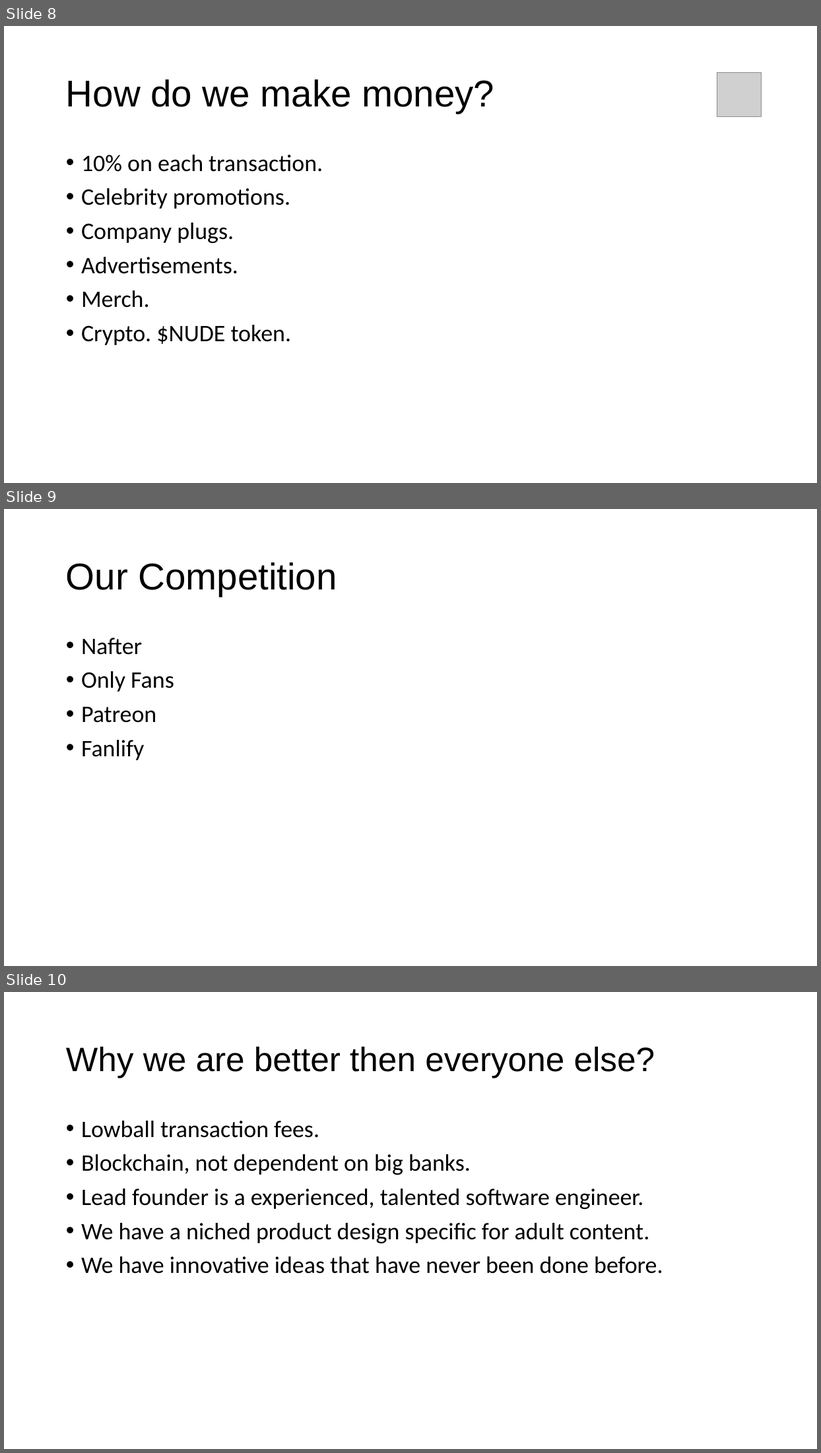
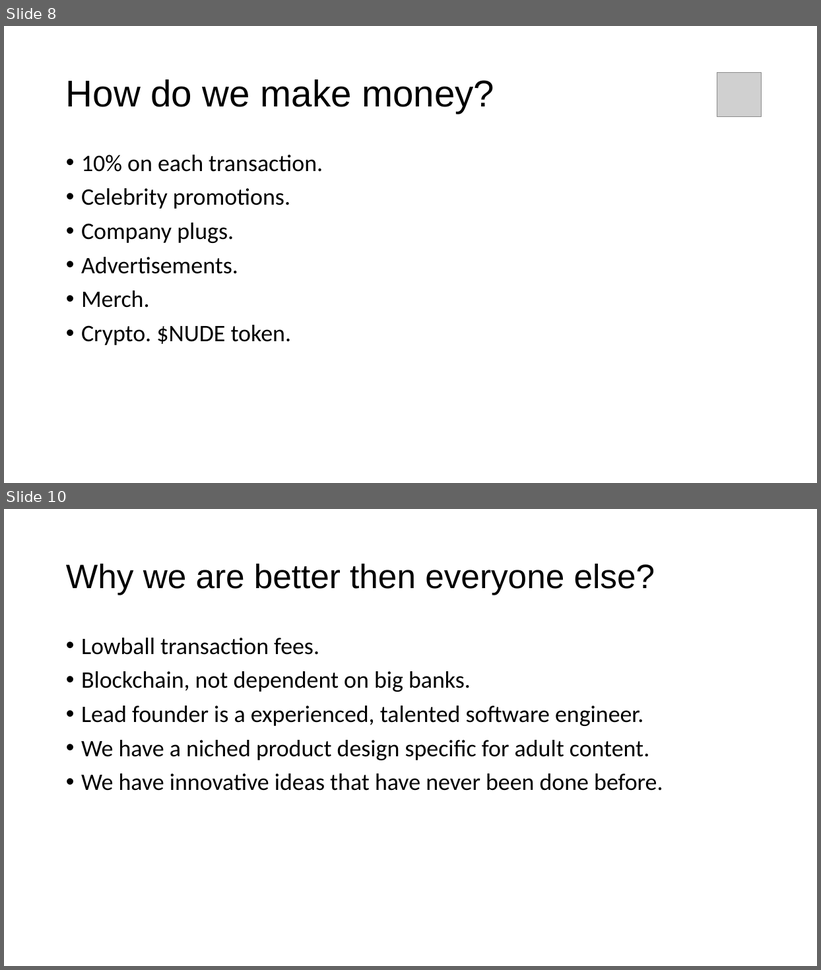
Before and after one commit to own-me/nude-pitch, a slide deck: own-me-pitch.pptx. Shown one above the other, each under a label of ours: slides 8, 9 and 10 before the commit, slides 8 and 10 after it; the slides between them are not shown. The pictures are 821x1453 and 821x970 pixels, drawn with LibreOffice and Linux fonts; fonts in the diff are those of the drawing; grey boxes stand for pictures. Boxes give left, top, right and bottom in pixels: in the first picture for what was removed or moved away, otherwise in the second. Text is boxed around its words. In the diff, an @@ line names an element or a change of style, - is before the commit and + after.

```diff
--- a/own-me-pitch.pptx
+++ b/own-me-pitch.pptx
@@ slide 9 removed at box(4, 509, 817, 966), background #FFFFFF @@
@@ title removed at box(66, 562, 337, 596) @@
-Our Competition
@@ text removed at box(81, 638, 174, 760) @@
-• Nafter
-• Only Fans
-• Patreon
-• Fanlify
```
Also in this commit, not shown: 4 slides changed, 1 slide added.
